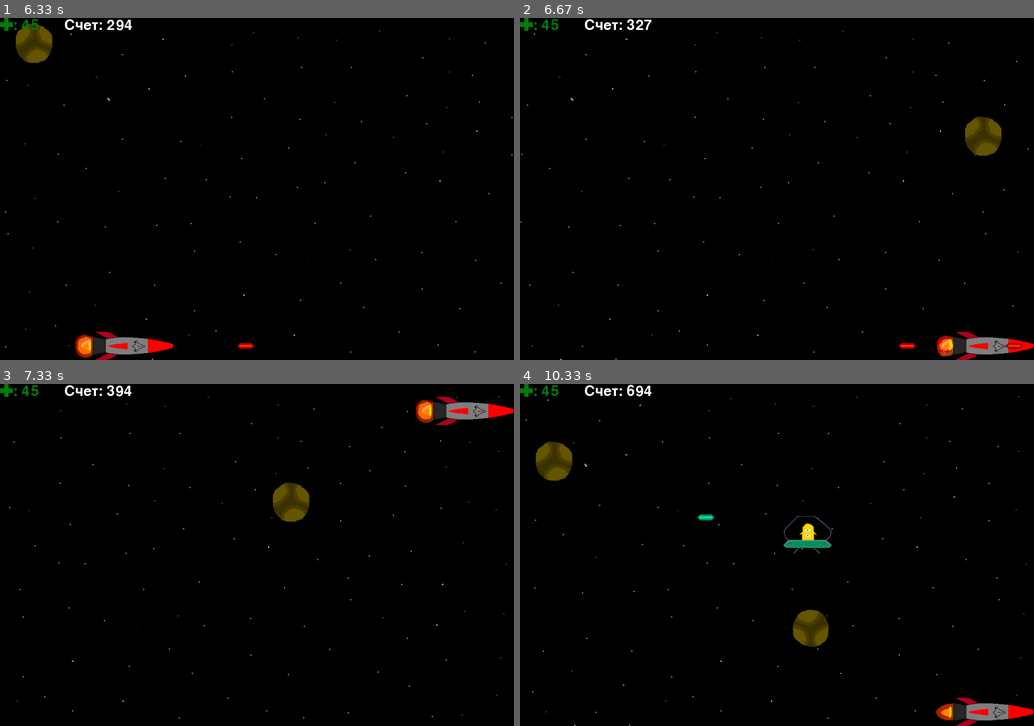
Above: before the commit, frames 1-4 (two rows, left to right).
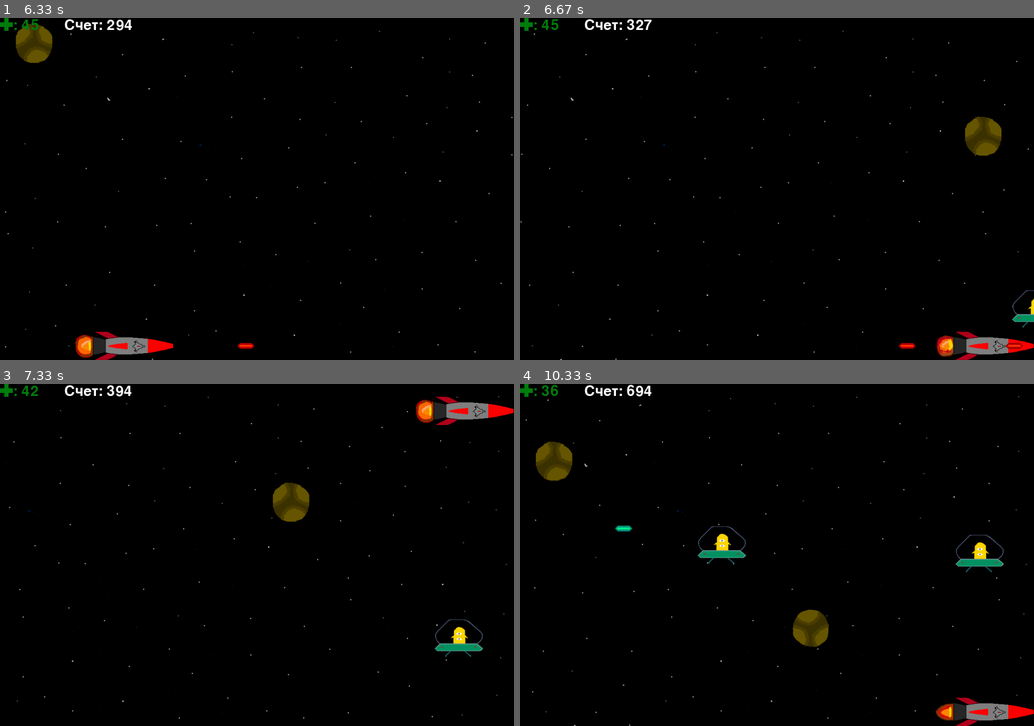
Above: after the commit, the same moments.

Repository: PismerovKir/YandexPygameProject
Game: pygame game, started from Тест прога.py
Same seed, same stepped clock (60 frames per second), same inputs: the game is played once before the commit and once after it.
Inputs (mouse positions are in pixels of both pictures, inside the frame that each line leads up to):
- Up to frame 1 (6.33 s): click (257, 147) at 0.38 s; hold Left 3.35-3.93 s; hold Up 3.97-4.33 s; hold Right 4.37-5 s; hold Down 5.03-5.4 s; hold Left 5.43-5.9 s; tap Space at 5.93 s; hold Right from 6.27 s (still down)
- Up to frame 2 (6.67 s): keep holding Right; tap Space at 6.33, 6.63 s
- Up to frame 3 (7.33 s): release Right at 6.73 s; hold Up 6.77-7.07 s; tap Space at 6.83, 7.17 s; hold Right from 7.1 s (still down)
- Up to frame 4 (10.33 s): tap Space at 7.47, 7.67, 7.97, 8.23, 8.57, 8.87, 9, 9.4, 9.7, 10.07 s; release Right at 7.57 s; hold Left 7.6-8.13 s; hold Down 8.17-8.47 s; hold Left 8.5-8.9 s; hold Up 8.93-9.3 s; hold Right 9.33-9.97 s; hold Down from 10 s (still down)

Frame 1 is identical in both runs. In frame 2, 0.2% of the frame differs, in the area x 95-100%, y 79-91%; in frame 3, 0.4%; in frame 4, 1.3%, in the area x 4-95%, y 0-55%.

Commit message:
Почти очень умные пришельцы, человеческий спаун врагов

Diff:
--- a/Тест прога.py
+++ b/Тест прога.py
@@ -277,6 +277,7 @@
         #Спидран по ии поехали
         # +- 20 в range(...) это зазор между пулей и пришельцем
         if bullets:
+            moved = False
             for bullet in bullets:
                 if bullet.rect.left < self.rect.right:
                     if bullet.rect.centery in range(self.rect.top - 20, self.rect.top + self.rect.height // 2 + 20):
@@ -285,15 +286,20 @@
                                                       self.rect.bottom + 20):
                         self.rect.y -= self.speedy
                     else:
+                        if not moved:
+                            moved = True
+                            if self.rect.centery < spaceship.rect.centery:
+                                self.rect.y += self.speedy
+                            if self.rect.centery > spaceship.rect.centery:
+                                self.rect.y -= self.speedy
+
+                else:
+                    if not moved:
+                        moved = True
                         if self.rect.centery < spaceship.rect.centery:
                             self.rect.y += self.speedy
                         if self.rect.centery > spaceship.rect.centery:
                             self.rect.y -= self.speedy
-                else:
-                    if self.rect.centery < spaceship.rect.centery:
-                        self.rect.y += self.speedy
-                    if self.rect.centery > spaceship.rect.centery:
-                        self.rect.y -= self.speedy
 
         else:
             if self.rect.centery < spaceship.rect.centery:
@@ -941,7 +947,7 @@
 
 
         #TODO Ускорить спаун со временем
-        if SCORE - prev_alien > 400 and len(aliens) < 3:
+        if SCORE - prev_alien > 300 and len(aliens) < 3:
             prev_alien = SCORE
             alien = Alien()
             enemy.add(alien)
Binary file added: data/killedAlinesCounter.png
Binary file added: data/killedMeteorsCounter.png
